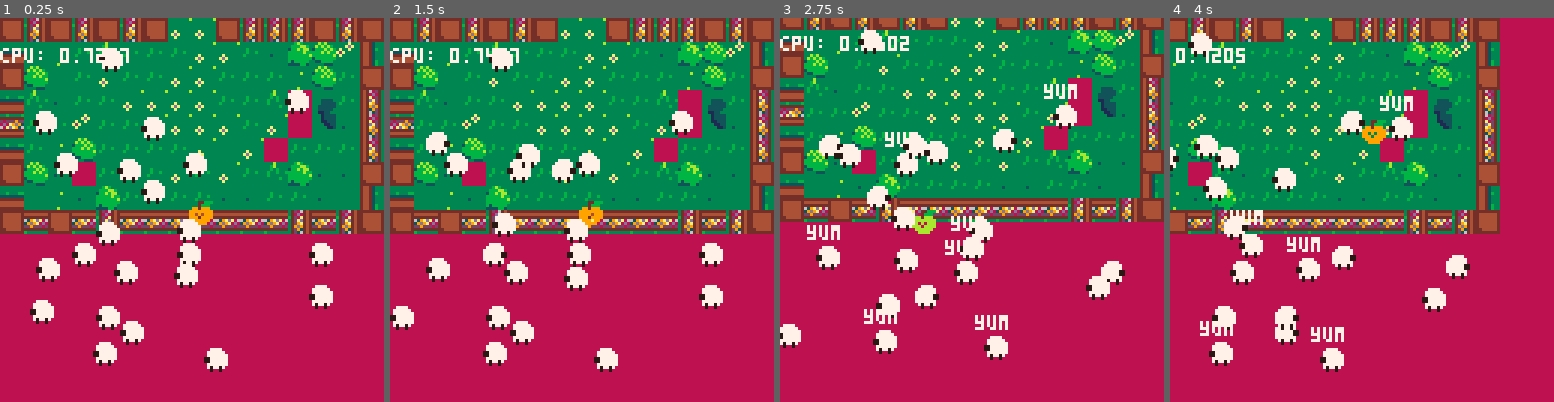
Above: before the commit, frames 1-4 (left to right).
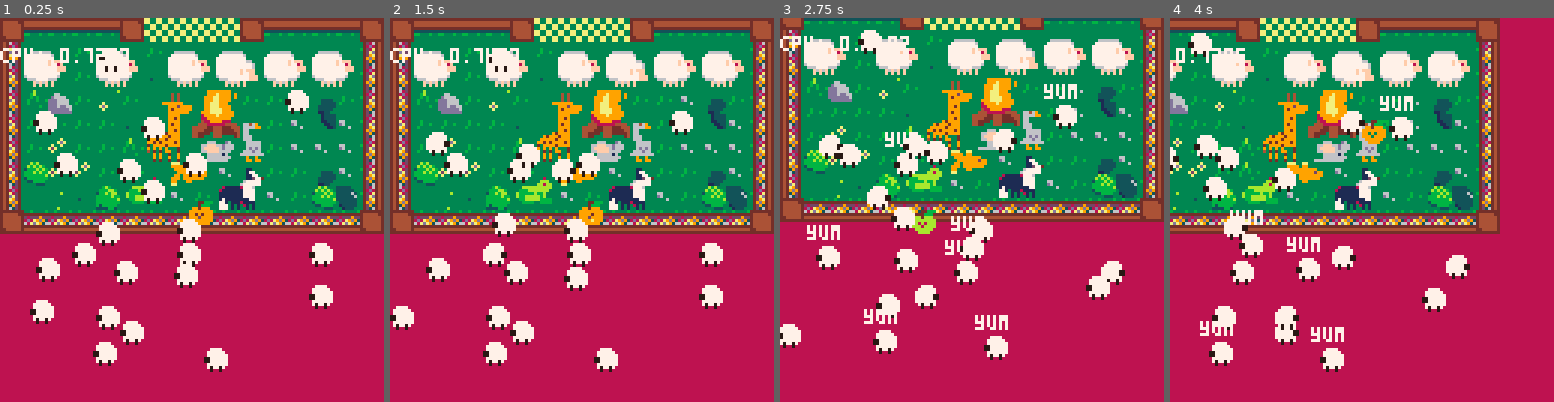
Above: after the commit, the same moments.

Repository: kitasuna/sheepdoggin
Game: PICO-8 cartridge sheepdoggin.p8
Two runs of this game, one before a commit and one after it. Both use one fixed random seed, a clock stepped at 60 frames per second and the inputs below.
Inputs:
- Up to frame 1 (0.25 s): no input
- Up to frame 2 (1.5 s): tap O (Z key) at 0.33, 0.7, 1.43 s; tap X (X key) at 1.07 s
- Up to frame 3 (2.75 s): hold Left 1.97-2.37 s; tap X (X key) at 2.07, 2.4, 2.73 s; tap O (Z key) at 2.22 s; hold Down from 2.42 s (still down)
- Up to frame 4 (4 s): release Down at 2.82 s; hold Right 2.87-3.53 s; tap X (X key) at 3.07, 3.4, 3.73 s; tap O (Z key) at 3.1, 3.98 s; hold Up from 3.58 s (still down)

The runs differ from the first frame. In frame 1, 26% of the frame differs, in the area x 0-100%, y 0-57%; in frame 2, 26%; in frame 3, 24%; in frame 4, 22%.

Commit message:
Fixed tiles from Shane.

Diff:
--- a/sheepdoggin.p8
+++ b/sheepdoggin.p8
@@ -132,13 +132,143 @@
 
 
 
+…(130 lines of a section not shown)…
 __map__
-7075707571757053537075757570757000000000000000000000000000000000000000000000000000000000000000000000000000000000000000000000000000000000000000000000000000000000000000000000000000000000000000000000000000000000000000000000000000000000000000000000000000000000
-7751434042404040535340514544527800000000000000000000000000000000000000000000000000000000000000000000000000000000000000000000000000000000000000000000000000000000000000000000000000000000000000000000000000000000000000000000000000000000000000000000000000000000
-7044544053404153534040414344407000000000000000000000000000000000000000000000000000000000000000000000000000000000000000000000000000000000000000000000000000000000000000000000000000000000000000000000000000000000000000000000000000000000000000000000000000000000
-7742504140535353534040424849417400000000000000000000000000000000000000000000000000000000000000000000000000000000000000000000000000000000000000000000000000000000000000000000000000000000000000000000000000000000000000000000000000000000000000000000000000000000
-7340405240405353535340535859507400000000000000000000000000000000000000000000000000000000000000000000000000000000000000000000000000000000000000000000000000000000000000000000000000000000000000000000000000000000000000000000000000000000000000000000000000000000
-7741434440414040535453484040417400000000000000000000000000000000000000000000000000000000000000000000000000000000000000000000000000000000000000000000000000000000000000000000000000000000000000000000000000000000000000000000000000000000000000000000000000000000
-7044504840504053405340424550517000000000000000000000000000000000000000000000000000000000000000000000000000000000000000000000000000000000000000000000000000000000000000000000000000000000000000000000000000000000000000000000000000000000000000000000000000000000
-7754435045404040405150414151547800000000000000000000000000000000000000000000000000000000000000000000000000000000000000000000000000000000000000000000000000000000000000000000000000000000000000000000000000000000000000000000000000000000000000000000000000000000
-7072707275727272727272727572757000000000000000000000000000000000000000000000000000000000000000000000000000000000000000000000000000000000000000000000000000000000000000000000000000000000000000000000000000000000000000000000000000000000000000000000000000000000
+7176767676715757575771767676767100000000000000000000000000000000000000000000000000000000000000000000000000000000000000000000000000000000000000000000000000000000000000000000000000000000000000000000000000000000000000000000000000000000000000000000000000000000
+740b0c410b0c410b0c2b2c0b0c0b0c7500000000000000000000000000000000000000000000000000000000000000000000000000000000000000000000000000000000000000000000000000000000000000000000000000000000000000000000000000000000000000000000000000000000000000000000000000000000
+741b1c411b1c501b1c3b3c1b1c1b1c7500000000000000000000000000000000000000000000000000000000000000000000000000000000000000000000000000000000000000000000000000000000000000000000000000000000000000000000000000000000000000000000000000000000000000000000000000000000
+74425541534115164b4c41414649417500000000000000000000000000000000000000000000000000000000000000000000000000000000000000000000000000000000000000000000000000000000000000000000000000000000000000000000000000000000000000000000000000000000000000000000000000000000
+74404041415025265b5c01414659467500000000000000000000000000000000000000000000000000000000000000000000000000000000000000000000000000000000000000000000000000000000000000000000000000000000000000000000000000000000000000000000000000000000000000000000000000000000
+7441524141423536090a11414646467500000000000000000000000000000000000000000000000000000000000000000000000000000000000000000000000000000000000000000000000000000000000000000000000000000000000000000000000000000000000000000000000000000000000000000000000000000000
+74445252404204292a462e414149467500000000000000000000000000000000000000000000000000000000000000000000000000000000000000000000000000000000000000000000000000000000000000000000000000000000000000000000000000000000000000000000000000000000000000000000000000000000
+7454435045131446413d3e4641445a7500000000000000000000000000000000000000000000000000000000000000000000000000000000000000000000000000000000000000000000000000000000000000000000000000000000000000000000000000000000000000000000000000000000000000000000000000000000
+7173737373737373737373737373737100000000000000000000000000000000000000000000000000000000000000000000000000000000000000000000000000000000000000000000000000000000000000000000000000000000000000000000000000000000000000000000000000000000000000000000000000000000
Not shown, changed: 154 lines of the sprite sheet (__gfx__) section of sheepdoggin.p8
Not shown, changed: the thumbnail (__label__) section of sheepdoggin.p8
